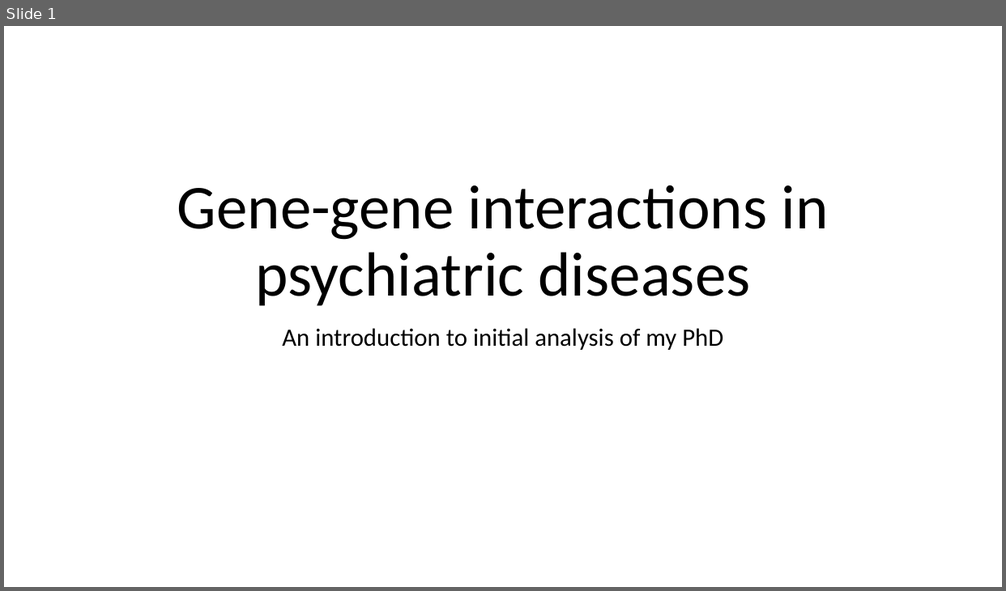
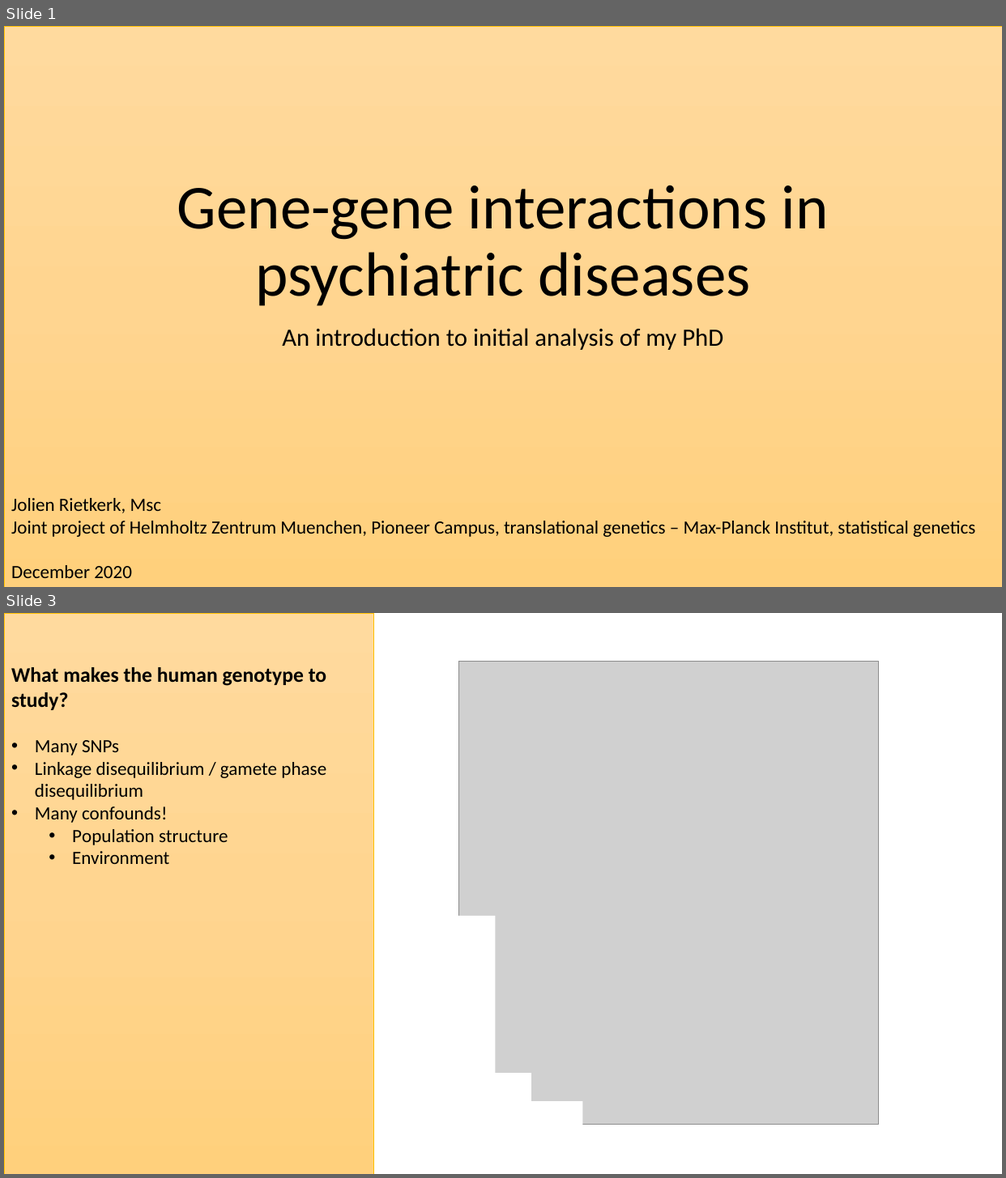
Before and after one commit to JolienRietkerk/PhD, a slide deck: doc/PhD intro to MPI.pptx. Shown one above the other, each under a label of ours: slide 1 before the commit, slides 1 and 3 after it; the slides between them are not shown. The pictures are 1006x591 and 1006x1178 pixels, drawn with LibreOffice and Linux fonts; fonts in the diff are those of the drawing; grey boxes stand for pictures. Boxes give left, top, right and bottom in pixels: in the first picture for what was removed or moved away, otherwise in the second. Text is boxed around its words. In the diff, an @@ line names an element or a change of style, - is before the commit and + after.

```diff
--- a/doc/PhD intro to MPI.pptx
+++ b/doc/PhD intro to MPI.pptx
@@ slide 3 added at (4, 613, 1002, 1174), background #FFFFFF @@
@@ rectangle added at (4, 613, 374, 1174), fill gradient #FFDB9E to #FFD590 to #FFD07C, outline #FFC000 0.5 pt, 18 pt, text #000000 @@
+What makes the human genotype to study?
+• Many SNPs
+• Linkage disequilibrium / gamete phase disequilibrium
+• Many confounds!
+  • Population structure
+  • Environment
@@ group added at (386, 661, 879, 1161): 3 rectangles, 1 picture @@
@@ slide 1 changed as well @@
@@ rectangle added at (4, 26, 1002, 587), fill gradient #FFDB9E to #FFD590 to #FFD07C, outline #FFC000 0.5 pt @@
@@ text added at (11, 498, 975, 578), 18 pt, text #000000 @@
+Jolien Rietkerk, Msc
+Joint project of Helmholtz Zentrum Muenchen, Pioneer Campus, translational genetics – Max-Planck Institut, statistical genetics
+December 2020
```
Also in this commit, not shown: 3 other slides changed, 10 other slides added, 3 slides removed.
